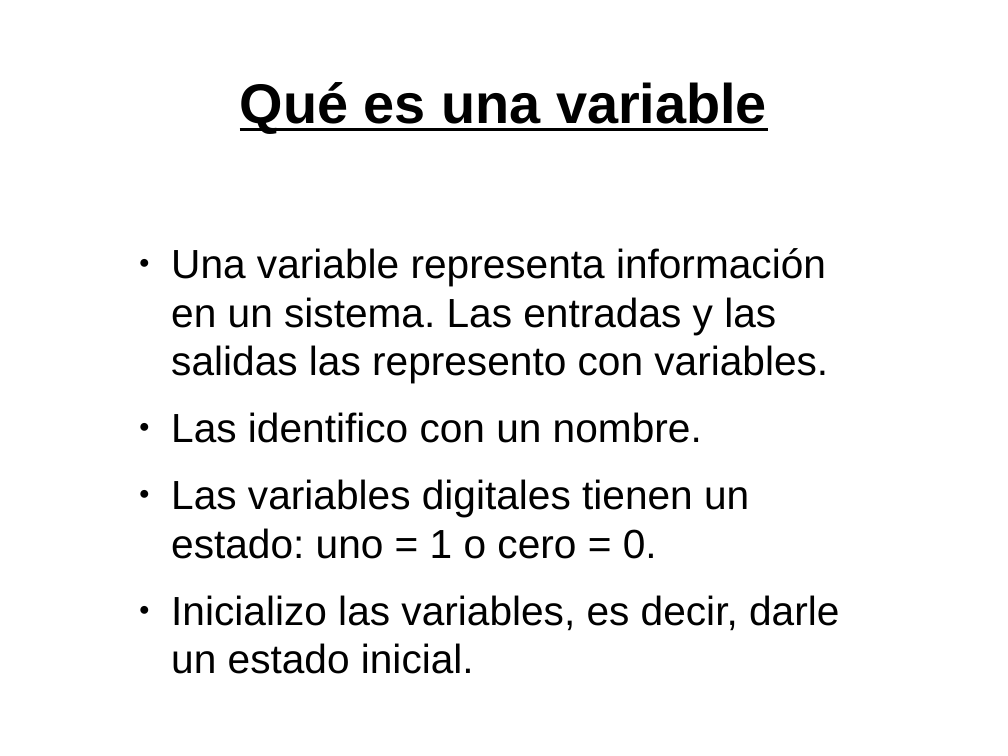
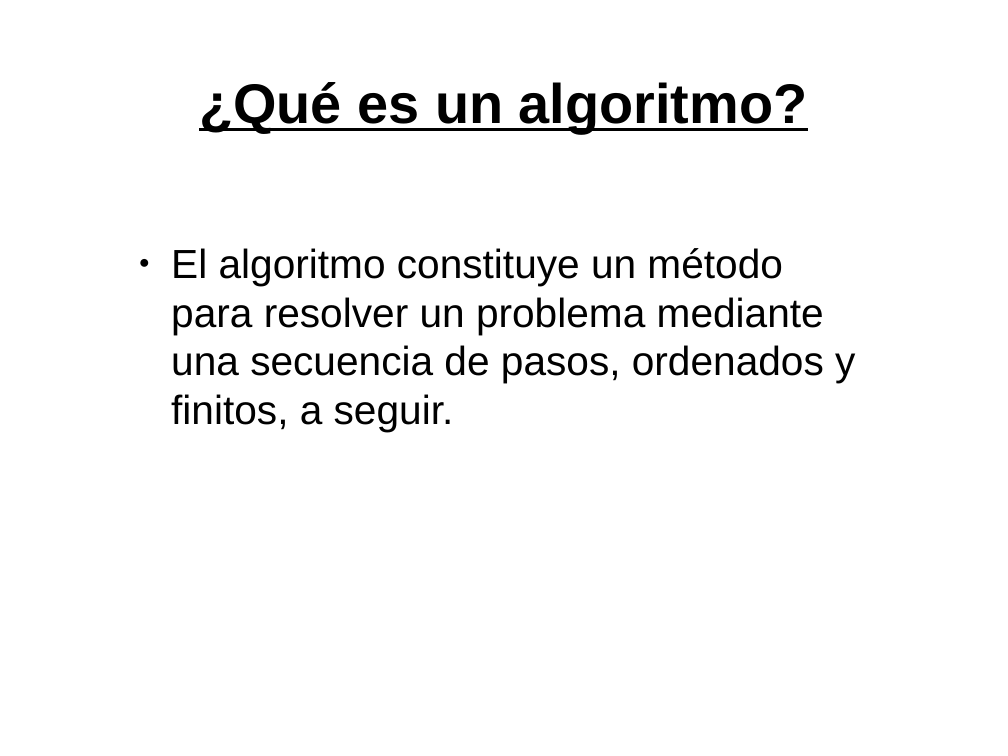
Before and after one commit to karolans25/luabot, a slide deck: slide 2 of planDeEstudio/Temas/4.Algoritmos/Clase6.odp. Drawn at 1008x756 pixels with LibreOffice and Linux fonts; fonts in the diff are those of the drawing. Boxes give left, top, right and bottom in pixels: in the first picture for what was removed or moved away, otherwise in the second. Text is boxed around its words. In the diff, an @@ line names an element or a change of style, - is before the commit and + after.

```diff
--- a/planDeEstudio/Temas/4.Algoritmos/Clase6.odp
+++ b/planDeEstudio/Temas/4.Algoritmos/Clase6.odp
@@ title at (x1=199, y1=82, x2=807, y2=133): text changed @@
-Qué es una variable
+¿Qué es un algoritmo?
@@ text at (x1=171, y1=248, x2=855, y2=432): text changed @@
-● Una variable representa información en un sistema. Las entradas y las salidas las represento con variables.
-● Las identifico con un nombre.
-● Las variables digitales tienen un estado: uno = 1 o cero = 0.
-● Inicializo las variables, es decir, darle un estado inicial.
+● El algoritmo constituye un método para resolver un problema mediante una secuencia de pasos, ordenados y finitos, a seguir.
```
Also in this commit, not shown: 1 slide added, 1 slide removed, 3 other files.
